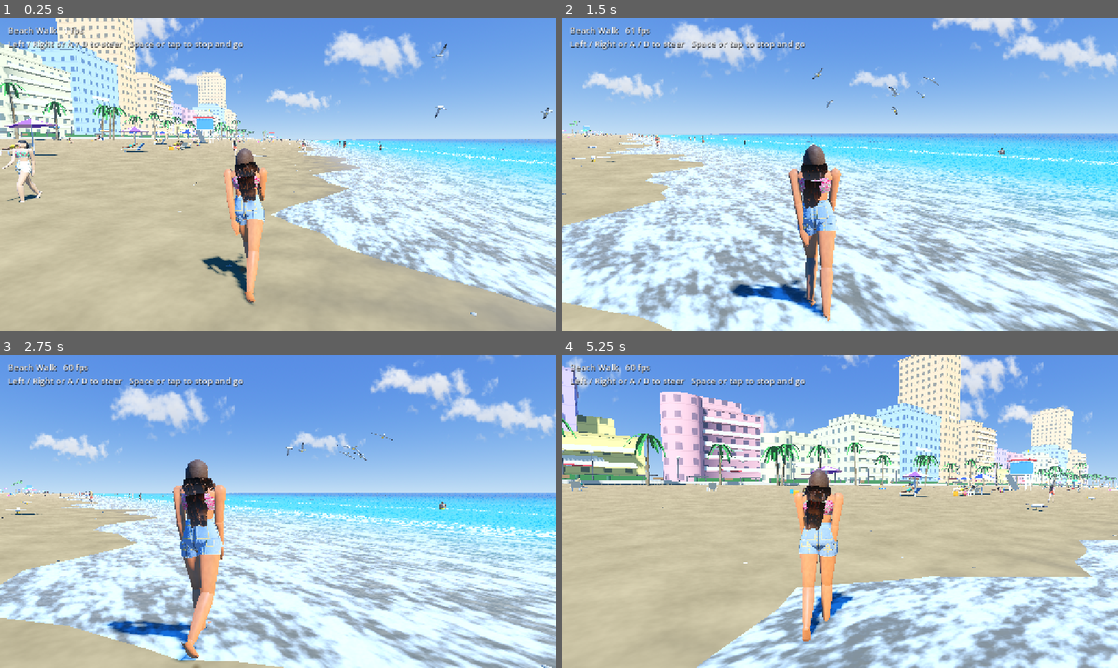
Above: before the commit, frames 1-4 (two rows, left to right).
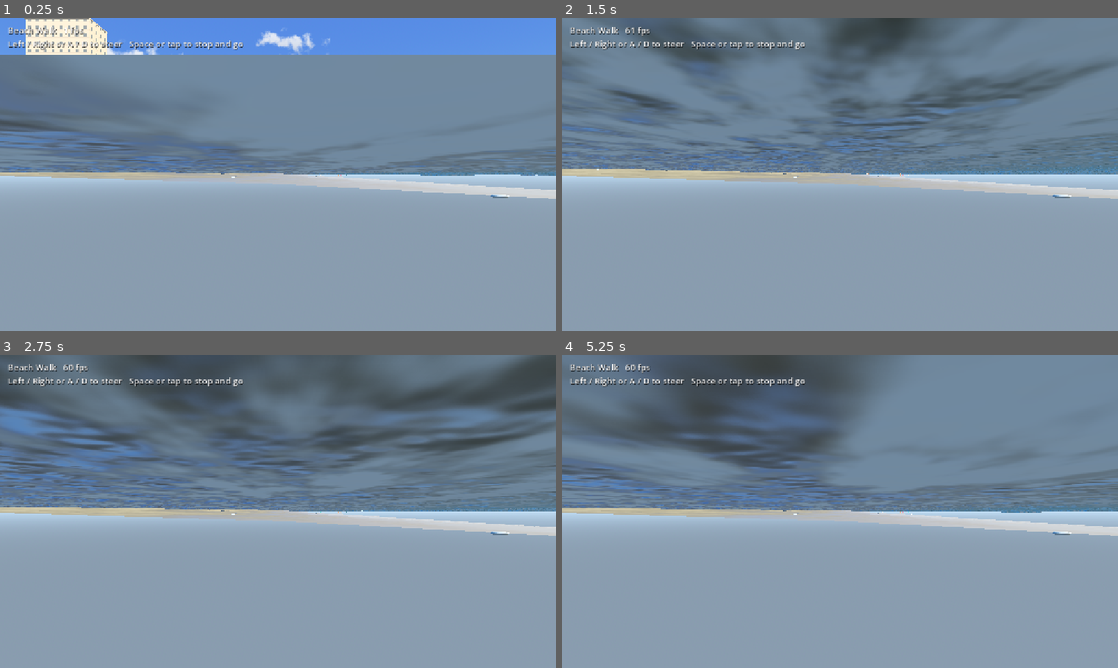
Above: after the commit, the same moments.

Repository: Marc-GenAI-AWS/godot-game
Game: Godot game, scene res://main.tscn
Same seed, same stepped clock (60 frames per second), same inputs: the game is played once before the commit and once after it.
Inputs (mouse positions are in pixels of both pictures, inside the frame that each line leads up to):
- Up to frame 1 (0.25 s): no input
- Up to frame 2 (1.5 s): tap Enter at 0.5, 1.25 s; move the mouse to (962, 158) at 0.52 s; hold Right 0.53-1.28 s; click (962, 158) at 0.67 s; tap Space at 0.77, 1.07 s; move the mouse to (728, 190) at 1.27 s; hold Left from 1.28 s (still down)
- Up to frame 3 (2.75 s): tap Space at 1.52, 1.82 s; tap Enter at 2 s; move the mouse to (333, 442) at 2.02 s; release Left at 2.03 s; hold Right from 2.03 s (still down)
- Up to frame 4 (5.25 s): tap Enter at 2.75, 3.5, 4.25 s; move the mouse to (812, 574) at 2.77 s; click (812, 574) at 2.92 s; tap Space at 3.02, 3.32, 3.77, 4.07, 4.52, 4.82 s; move the mouse to (1006, 558) at 3.52 s; release Right at 3.53 s; hold Left from 3.53 s (still down); move the mouse to (673, 464) at 4.27 s; move the mouse to (867, 511) at 5.02 s; click (867, 511) at 5.17 s

The runs differ from the first frame. In frame 1, 90% of the frame differs, in the area x 0-100%, y 0-100%; in frame 2, 93%; in frame 3, 95%; in frame 4, 95%.
Error after the commit: Cannot call method 'instantiate' on a null value. (res://layers/skinned_player_layer.gd:28)

Commit message:
Beach Walk: player on a CC0 skinned body with a real walk cycle
Quaternius Universal Base Characters body + long hair, Universal Animation
Library Walk/Idle (trimmed in headless Blender), clothes painted in UV
space from a rasterised body-height map (crop top, denim with hem/waist/
trim, thigh tattoo), skin shader with the pack's normal map, ribbon hair
extension on the head bone, footsteps from the foot bones. #lite toggle.

Claude-Session: https://claude.ai/code/session_01UAYU2mUDuDd7xzaMngBZ3G

Diff:
--- /dev/null
+++ b/beach/characters/hair_ribbons.gd
@@ -0,0 +1,52 @@
+class_name HairRibbons
+extends RefCounted
+
+# Builds flat overlapping hair ribbons hanging from around the back of a head.
+# Used by the procedural rig and to extend a skinned model's hairstyle.
+# Convention: +Z is behind the head, ribbons hang down -Y.
+
+static func build(upper_pivot: Node3D, lower_pivot: Node3D, mat: Material, count: int, segs: int, width: float, radius := 0.108, root_y := -0.05, seed_v := 5, a_min := 0.1, a_max := PI - 0.1, front_strands := true) -> void:
+	var rng := RandomNumberGenerator.new()
+	rng.seed = seed_v
+	for i in count:
+		var t := float(i) / (count - 1)
+		var a := lerpf(a_min, a_max, t)
+		var row := i % 2
+		var ry := root_y - row * 0.05
+		var r := radius - row * 0.012
+		var root := Vector3(cos(a) * r, ry, sin(a) * r * 1.1 + 0.01)
+		var outward := Vector3(cos(a), 0, sin(a))
+		var tangent := Vector3(-sin(a), 0, cos(a))
+		var wob := rng.randf_range(-0.012, 0.012)
+		var w := width * rng.randf_range(0.85, 1.15)
+		var front := front_strands and (i < 2 or i > count - 3)
+		var mid := Vector3(root.x * 0.8 + wob, -0.2, 0.065 + maxf(root.z - 0.02, 0.0) * 0.5)
+		if front:
+			mid = Vector3(root.x * 1.25 + wob, -0.19, -0.04)
+		var upper_pts := [root, root + outward * 0.012 + Vector3(0, -0.06, 0.005), (root + mid) * 0.5 + Vector3(0, 0, 0.015), mid]
+		var upper_r := [Vector2(w * 0.8, 0.012), Vector2(w, 0.012), Vector2(w, 0.011), Vector2(w * 0.95, 0.01)]
+		var seed_c := Color(rng.randf(), 0, 0)
+		_add(upper_pivot, BodyMesh.tube(upper_pts, upper_r, segs, tangent, seed_c), mat)
+		var m2 := mid - lower_pivot.position
+		var tip_len := rng.randf_range(0.2, 0.3)
+		var lower_pts := [m2, m2 + Vector3(-m2.x * 0.1, -tip_len * 0.5, 0.008), m2 + Vector3(-m2.x * 0.25, -tip_len, 0.0)]
+		if front:
+			lower_pts = [m2, m2 + Vector3(-m2.x * 0.15, -tip_len * 0.5, -0.03), m2 + Vector3(-m2.x * 0.3, -tip_len * 0.9, -0.05)]
+		var lower_r := [Vector2(w * 0.95, 0.01), Vector2(w * 0.85, 0.009), Vector2(w * 0.4, 0.005)]
+		_add(lower_pivot, BodyMesh.tube(lower_pts, lower_r, segs, tangent, seed_c), mat)
+
+
+static func _add(parent: Node3D, mesh: Mesh, mat: Material) -> void:
+	var mi := MeshInstance3D.new()
+	mi.mesh = mesh
+	mi.material_override = mat
+	parent.add_child(mi)
+
+
+static func strand_material(color: Color) -> ShaderMaterial:
+	var hm := ShaderMaterial.new()
+	hm.shader = load("res://shaders/hair.gdshader")
+	hm.set_shader_parameter("strand_tex", BodyMesh.hair_strand_texture())
+	hm.set_shader_parameter("base_color", color)
+	hm.set_shader_parameter("tip_color", color.lightened(0.3))
+	return hm
--- /dev/null
+++ b/beach/layers/skinned_player_layer.gd
@@ -0,0 +1,159 @@
+class_name SkinnedPlayerLayer
+extends PlayerLayer
+
+# Route-1 player: a CC0 rigged body (Quaternius Universal Base Characters)
+# driven by the CC0 Universal Animation Library walk, wearing our painted
+# crop top / denim texture. Same interface as PlayerLayer so the camera,
+# tracks and HUD layers don't care which one is active.
+
+const BODY_SCENE := "res://characters/assets/Superhero_Female_FullBody.gltf"
+const HAIR_SCENE := "res://characters/assets/Hair_Long.gltf"
+const ANIM_SCENE := "res://characters/assets/ual_walk.glb"
+const ANIM_WALK_SPEED := 0.975      # m/s the Walk clip covers at speed 1 (measured)
+const STEP_L := 0.25                # foot-contact times inside the Walk clip (s)
+const STEP_R := 0.667
+const FACING_FLIP := true           # model faces +Z; our world walks toward -Z
+
+var body: Node3D
+var skel: Skeleton3D
+var anim: AnimationPlayer
+var last_anim_t := -1.0
+var foot_l := -1
+var foot_r := -1
+var hair_pivot: Node3D
+var hair_pivot2: Node3D
+
+
+func build() -> void:
+	body = (load(BODY_SCENE) as PackedScene).instantiate()
+	body.name = "Player"
+	skel = body.get_node("Armature/Skeleton3D")
+	if FACING_FLIP:
+		body.get_node("Armature").rotation.y = PI
+
+	# Long hair: a mesh skinned to the same rig, just re-parented to our skeleton.
+	var hair_scene: Node3D = (load(HAIR_SCENE) as PackedScene).instantiate()
+	var hair_mesh: MeshInstance3D = hair_scene.get_node("Armature/Skeleton3D/Hair_Long")
+	hair_mesh.owner = null
+	hair_mesh.get_parent().remove_child(hair_mesh)
+	skel.add_child(hair_mesh)
+	hair_mesh.skeleton = NodePath("..")
+	hair_scene.free()
+
+	# Animation library from the trimmed UAL file (same skeleton, same paths).
+	var ual: Node = (load(ANIM_SCENE) as PackedScene).instantiate()
+	var src_ap: AnimationPlayer = ual.get_node("AnimationPlayer")
+	anim = AnimationPlayer.new()
+	anim.name = "AnimationPlayer"
+	body.add_child(anim)
+	anim.add_animation_library("", src_ap.get_animation_library("").duplicate(true))
+	ual.free()
+	for a in ["Walk", "Idle", "Walk_Formal", "Jog_Fwd"]:
+		if anim.has_animation(a):
+			anim.get_animation(a).loop_mode = Animation.LOOP_LINEAR
+
+	_apply_materials()
+	_extend_hair()
+
+	body.position = Vector3(-4.5, ctx.sand_height(-4.5, 0.0), 0.0)
+	add_child(body)
+	ctx.player = body
+	player = null
+	foot_l = skel.find_bone("foot_l")
+	foot_r = skel.find_bone("foot_r")
+	anim.play("Walk")
+	anim.speed_scale = WALK_SPEED / ANIM_WALK_SPEED
+
+
+func _extend_hair() -> void:
+	# The stock hairstyle stops at the shoulders; hang our ribbon strands from
+	# the head bone so the hair reaches mid-back and swings with the walk.
+	var att := BoneAttachment3D.new()
+	att.bone_name = "Head"
+	skel.add_child(att)
+	if ctx.lite:
+		return
+	var pivot := Node3D.new()
+	pivot.position = Vector3(0, 0.02, 0.0)
+	pivot.rotation.y = PI          # model's back is -Z locally; ribbons expect +Z
+	att.add_child(pivot)
+	hair_pivot = pivot
+	hair_pivot2 = Node3D.new()
+	hair_pivot2.position = Vector3(0, -0.2, 0.06)
+	pivot.add_child(hair_pivot2)
+	var mat := HairRibbons.strand_material(Color(0.3, 0.18, 0.1))
+	# rear half only, rooted low at the nape so they emerge from under the stock hair
+	HairRibbons.build(pivot, hair_pivot2, mat, 18, 6, 0.055, 0.075, -0.06, 5, 0.45, PI - 0.45, false)
+
+
+func _apply_materials() -> void:
+	var mesh: MeshInstance3D = skel.get_node("Superhero_Female")
+	var skin := ShaderMaterial.new()
+	skin.shader = load("res://shaders/skin.gdshader")
+	skin.set_shader_parameter("albedo_tex", load("res://characters/assets/T_Player_BaseColor.png"))
+	skin.set_shader_parameter("normal_tex", load("res://characters/assets/T_Superhero_Female_Normal.png"))
+	skin.set_shader_parameter("normal_strength", 1.0)
+	skin.set_shader_parameter("ao_ends", 0.0)
+	skin.set_shader_parameter("sheen", 0.025)
+	mesh.set_surface_override_material(0, skin)
+
+	var hair_mat := StandardMaterial3D.new()
+	hair_mat.albedo_texture = load("res://characters/assets/T_Hair_2_BaseColor.png")
+	hair_mat.albedo_color = Color(0.55, 0.36, 0.22)
+	hair_mat.normal_enabled = true
+	hair_mat.normal_texture = load("res://characters/assets/T_Hair_2_Normal.png")
+	hair_mat.roughness = 0.55
+	hair_mat.cull_mode = BaseMaterial3D.CULL_DISABLED
+	for n in ["Hair_Long", "Eyebrows"]:
+		var mi: MeshInstance3D = skel.get_node(n)
+		mi.set_surface_override_material(0, hair_mat)
+
+
+func tick(delta: float) -> void:
+	var steer := 0.0
+	if Input.is_key_pressed(KEY_LEFT) or Input.is_key_pressed(KEY_A):
+		steer += 1.0
+	if Input.is_key_pressed(KEY_RIGHT) or Input.is_key_pressed(KEY_D):
+		steer -= 1.0
+	yaw += steer * delta * 1.4
+	if steer == 0.0:
+		yaw = lerpf(yaw, 0.0, 1.0 - exp(-delta * 0.8))
+	yaw = clampf(yaw, -0.9, 0.9)
+	body.rotation.y = yaw
+
+	var want := "Walk" if walking else "Idle"
+	if anim.current_animation != want:
+		anim.play(want, 0.35)
+	if walking and not ctx.inspect:
+		var p := body.position + forward() * WALK_SPEED * delta
+		p.x = clampf(p.x, -50.0, 1.2)
+		p.y = ctx.sand_height(p.x, p.z)
+		body.position = p
+	if walking:
+		_emit_steps_from_clip()
+		ctx.player_phase = anim.current_animation_position / anim.current_animation_length * TAU
+	if hair_pivot:
+		var p := ctx.player_phase
+		hair_pivot.rotation.x = -0.04 + 0.05 * cos(2.0 * p - 0.9)
+		hair_pivot.rotation.z = 0.08 * sin(p - 0.7)
+		hair_pivot2.rotation.x = 0.06 * cos(2.0 * p - 1.7)
+		hair_pivot2.rotation.z = 0.11 * sin(p - 1.5)
+
+	if body.position.z < -WorldContext.CHUNK:
+		body.position.z += WorldContext.CHUNK
+		ctx.world_wrapped.emit(WorldContext.CHUNK)
+
+
+func _emit_steps_from_clip() -> void:
+	if anim.current_animation != "Walk":
+		last_anim_t = -1.0
+		return
+	var t := anim.current_animation_position
+	if last_anim_t >= 0.0:
+		for pair in [[STEP_L, foot_l, -1], [STEP_R, foot_r, 1]]:
+			var st: float = pair[0]
+			var crossed := (last_anim_t < st and t >= st) or (t < last_anim_t and (last_anim_t < st or t >= st))
+			if crossed and pair[1] >= 0:
+				var world := skel.global_transform * skel.get_bone_global_pose(pair[1]).origin
+				ctx.player_step.emit(world, pair[2], yaw)
+	last_anim_t = t
--- a/beach/main.gd
+++ b/beach/main.gd
@@ -15,6 +15,7 @@
 	if OS.has_feature("web"):
 		var hash_v = JavaScriptBridge.eval("window.location.hash", true)
 		ctx.inspect = str(hash_v).begins_with("#inspect")
+		ctx.lite = str(hash_v).find("lite") >= 0
 	elif OS.get_cmdline_user_args().has("--inspect"):
 		ctx.inspect = true
 
@@ -27,7 +28,7 @@
 	var furniture := FurnitureLayer.new()
 	var crowd := CrowdLayer.new()
 	var fauna := FaunaLayer.new()
-	var player := PlayerLayer.new()
+	var player: PlayerLayer = SkinnedPlayerLayer.new()
 	var camera := CameraLayer.new()
 	var hud := HudLayer.new()
 
--- a/beach/shaders/skin.gdshader
+++ b/beach/shaders/skin.gdshader
@@ -22,8 +22,8 @@
 	float ends = smoothstep(0.3, 0.0, v_v) + smoothstep(0.7, 1.0, v_v);
 	ALBEDO = c;
 	AO = 1.0 - ao_ends * ends;
-	ROUGHNESS = 0.72;
-	SPECULAR = 0.22;
+	ROUGHNESS = 0.78;
+	SPECULAR = 0.15;
 	if (normal_strength > 0.0) {
 		NORMAL_MAP = texture(normal_tex, UV).rgb;
 		NORMAL_MAP_DEPTH = normal_strength;
--- /dev/null
+++ b/beach/tools_print_tree.gd
@@ -0,0 +1,32 @@
+extends SceneTree
+
+func _init() -> void:
+	for path in ["res://characters/assets/Superhero_Female_FullBody.gltf", "res://characters/assets/Hair_Long.gltf", "res://characters/assets/ual_walk.glb"]:
+		var ps: PackedScene = load(path)
+		if ps == null:
+			print("FAILED ", path)
+			continue
+		var n := ps.instantiate()
+		print("=== ", path)
+		_dump(n, 0)
+		n.free()
+	quit()
+
+func _dump(n: Node, depth: int) -> void:
+	var extra := ""
+	if n is Skeleton3D:
+		extra = " bones=%d" % n.get_bone_count()
+	elif n is MeshInstance3D:
+		extra = " mesh=%s surfaces=%d skeleton=%s" % [n.mesh.resource_name if n.mesh else "-", n.mesh.get_surface_count() if n.mesh else 0, n.skeleton]
+		for i in (n.mesh.get_surface_count() if n.mesh else 0):
+			var m = n.mesh.surface_get_material(i)
+			extra += " mat%d=%s" % [i, m.resource_name if m else "null"]
+	elif n is AnimationPlayer:
+		extra = " anims=%s" % [n.get_animation_list()]
+		for a in n.get_animation_list():
+			var anim: Animation = n.get_animation(a)
+			if anim.get_track_count() > 0:
+				extra += " | %s: len=%.2f tracks=%d first=%s" % [a, anim.length, anim.get_track_count(), anim.track_get_path(0)]
+	print("  ".repeat(depth), n.name, " (", n.get_class(), ")", extra)
+	for c in n.get_children():
+		_dump(c, depth + 1)
--- a/beach/world_context.gd
+++ b/beach/world_context.gd
@@ -19,6 +19,7 @@
 var player_phase := 0.0       # walk-cycle phase, for camera bob etc.
 var camera: Camera3D
 var inspect := false        # orbit the player up close (URL #inspect)
+var lite := false           # skip optional detail for A/B timing (URL #lite)
 
 var noise_tex: ImageTexture
 var cloud_tex: ImageTexture
Not shown, added: beach/characters/hair_ribbons.gd.uid
Not shown, added: beach/layers/skinned_player_layer.gd.uid
Not shown, added: beach/tools_print_tree.gd.uid
Not shown, changed: .gitignore
Not shown, changed: README.md
Not shown, changed: docs/beach/index.html
Not shown, changed: docs/beach/index.pck
Not shown, added: tools/measure_walk.py
Not shown, added: tools/paint_player2.py
Not shown, added: tools/paint_player3.py
Not shown, added: tools/strip_anims.py
